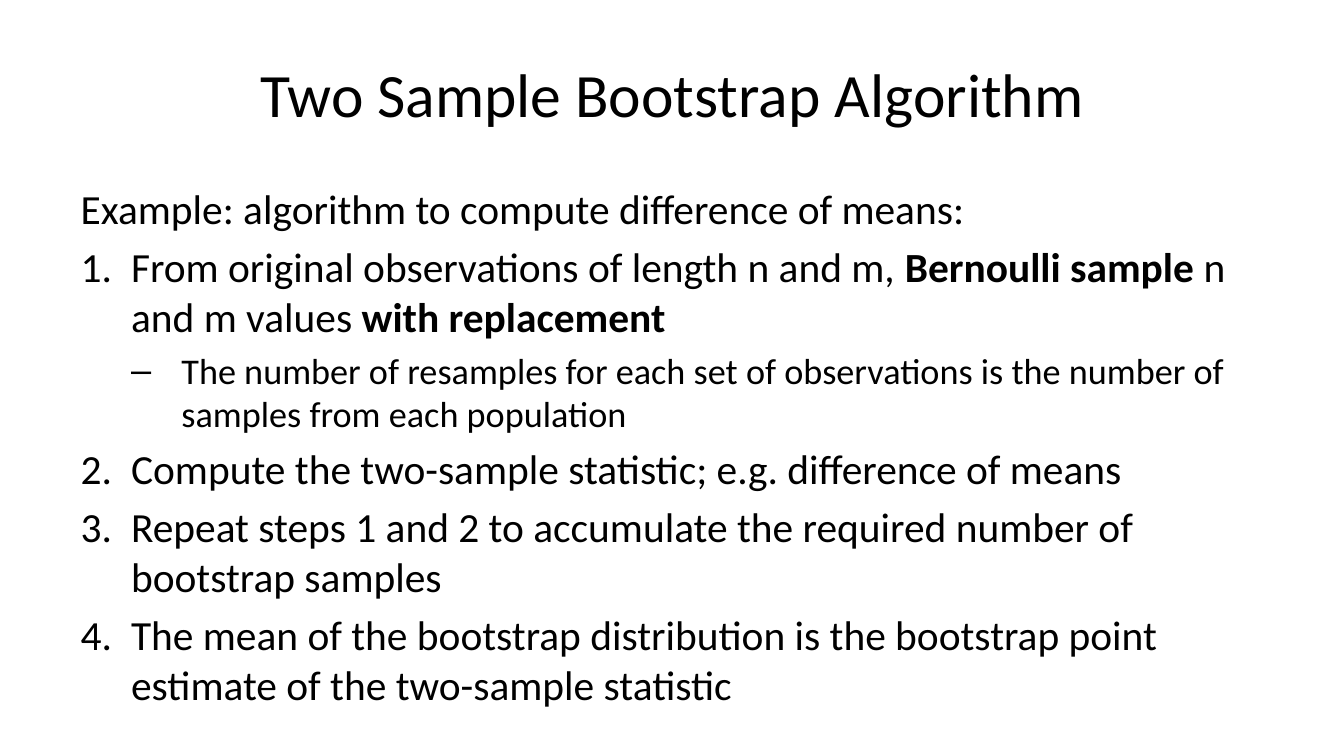
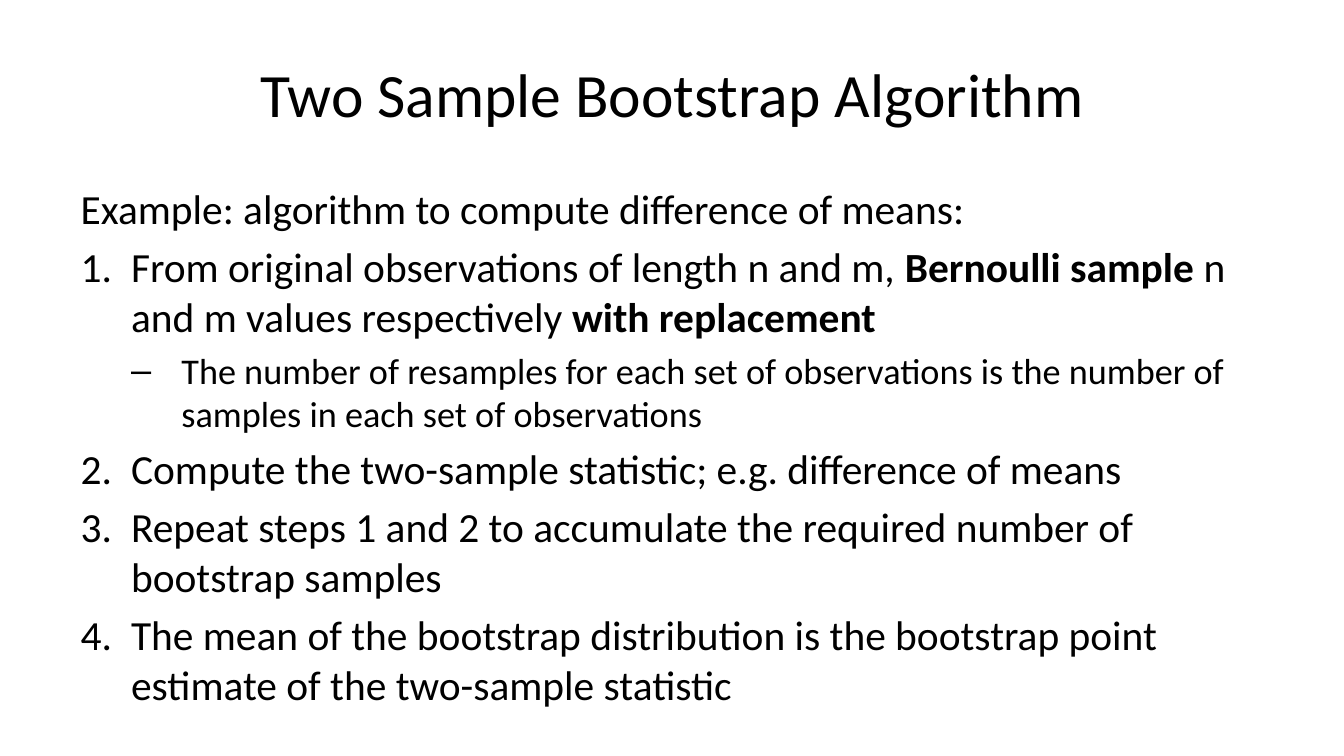
Before and after one commit to StephenElston/CSCI-E-83, a slide deck: slide 24 of LectureSlides/06b_IntroductionToBootstrap.pptx. Drawn at 1344x756 pixels with LibreOffice and Linux fonts; fonts in the diff are those of the drawing. Boxes give left, top, right and bottom in pixels: in the first picture for what was removed or moved away, otherwise in the second. Text is boxed around its words. In the diff, an @@ line names an element or a change of style, - is before the commit and + after.

```diff
--- a/LectureSlides/06b_IntroductionToBootstrap.pptx
+++ b/LectureSlides/06b_IntroductionToBootstrap.pptx
@@ text at box(131, 253, 1226, 433): text changed; size 19.4 to 22.2 pt @@
-1. From original observations of length n and m, Bernoulli sample n and m values with replacement
-  – The number of resamples for each set of observations is the number of samples from each population
+1. From original observations of length n and m, Bernoulli sample n and m values respectively with replacement
+  – The number of resamples for each set of observations is the number of samples in each set of observations
```
Also in this commit, not shown: 9 other slides changed.
